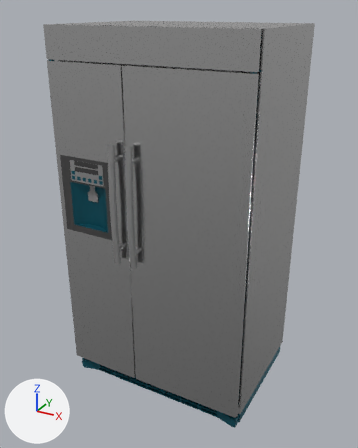
The glTF model not-too-modern_fridge.glb, before and after one commit.
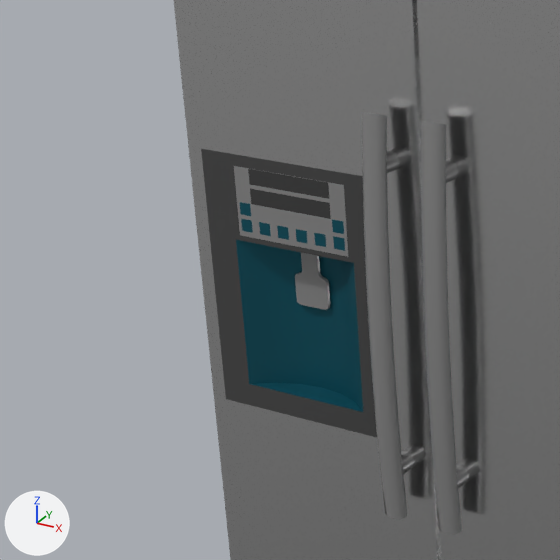
The first picture shows the older version from a 50 mm camera at (10.9, -20.0, 18.5) aimed at (0.0, -0.2, 8.6). The close-ups show both versions on the part from 0% to 46% of the width and 25% to 62% of the height of that picture; other places that the commit changed are outside them. The axes (+X, +Y, +Z) are drawn at lower left. The lights are the same throughout. Where no turn or scale is listed for an object, it has been applied to the vertices.

In view in the first close-up: 'Mesh11_gris_claro_0', 'Mesh1_gris_claro_0', 'Mesh26__Color_M07_1_0', 'Mesh26_dark_0', 'Mesh26_gris_0', 'Mesh26_gris_claro_0', 'Mesh26_metal_0', 'Mesh8_gris_claro_0'.
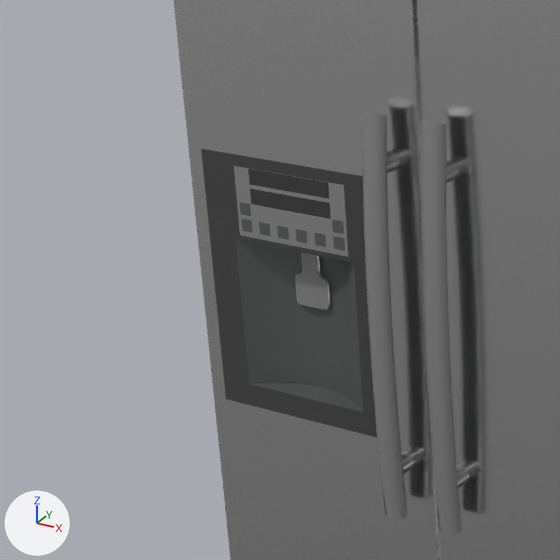
The newer file is also rescaled (x0.104) as a whole; pictures and numbers use the older file's frame.

What differs and where, as boxes (x1, y1, x2, y2) in the close-ups (560 x 560 px):
'Mesh26_gris_0', recoloured (cyan to grey)
    both: (236, 202, 363, 412)

The change, as a diff of the scene's bpy script:
```diff
--- a/not-too-modern_fridge.glb.py
+++ b/not-too-modern_fridge.glb.py
@@ mat_gris @@
 mat_gris = principled_material('gris')
-mat_gris.base_color = (0.0026, 0.106, 0.15)  # dark cyan #095c6c
+mat_gris.base_color = (0.148, 0.157, 0.153)  # dark grey #6b6e6d
 mat_gris.metallic = 0.5
```
